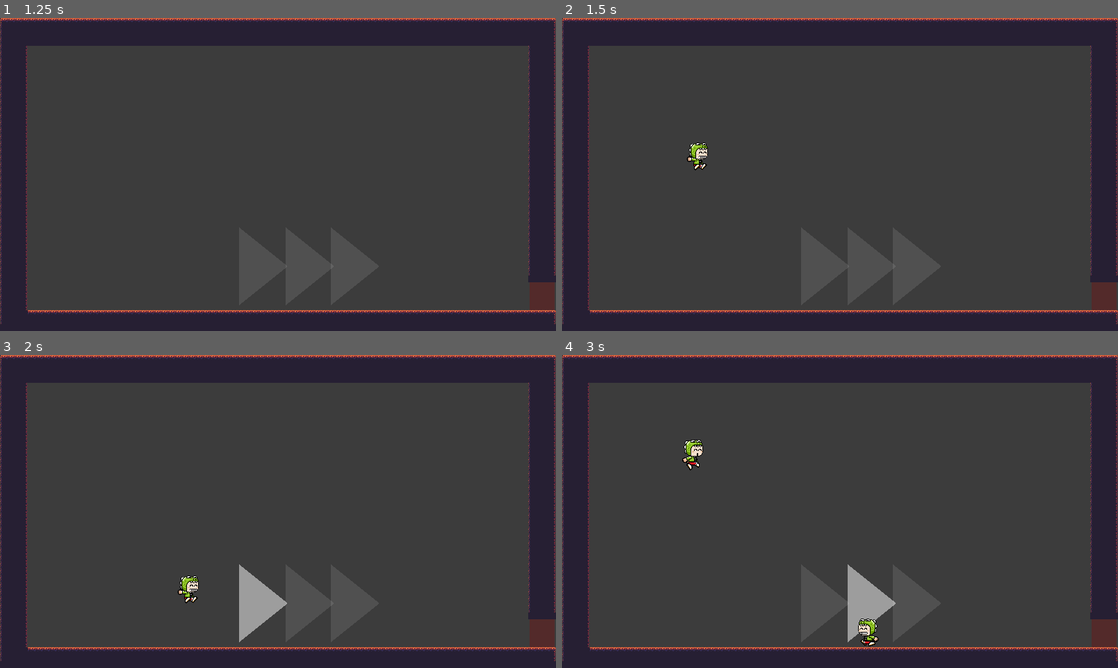
Above: before the commit, frames 1-4 (two rows, left to right).
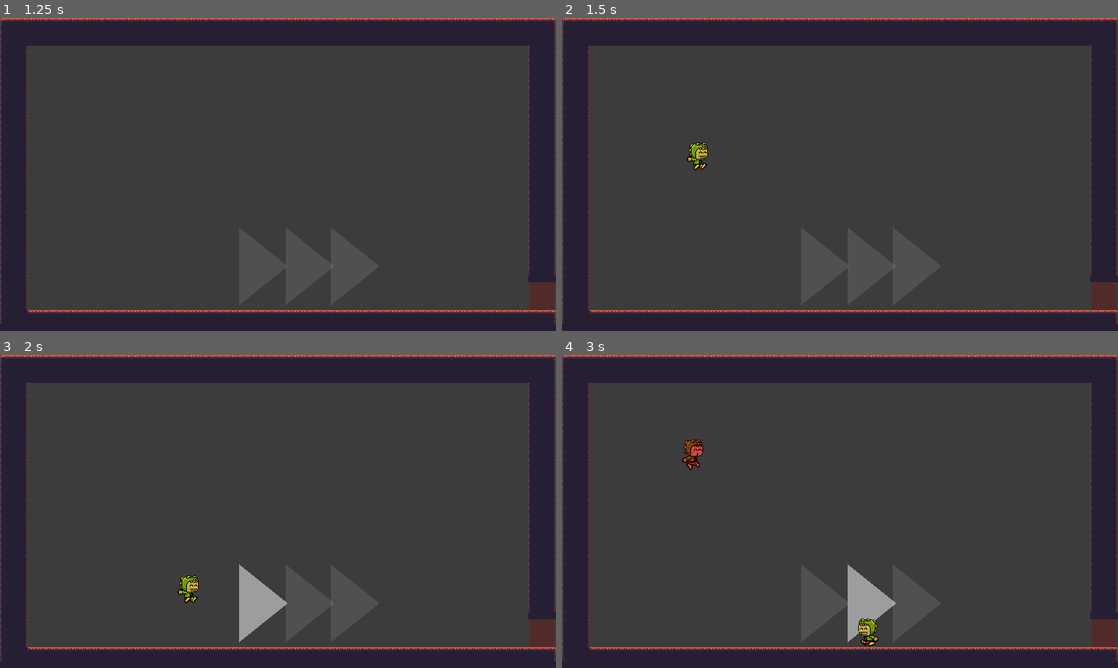
Above: after the commit, the same moments.

Repository: codemonsters/racekombat
Game: Godot game, scene res://Game.tscn
Same seed, same stepped clock (60 frames per second), same inputs: the game is played once before the commit and once after it.
Inputs (mouse positions are in pixels of both pictures, inside the frame that each line leads up to):
- Up to frame 1 (1.25 s): click "PLAY" at 0.5 s
- Up to frame 2 (1.5 s): tap Enter at 1.25 s; move the mouse to (962, 158) at 1.27 s; hold D from 1.28 s (still down); tap V at 1.35 s
- Up to frame 3 (2 s): keep holding D; tap W at 1.52 s
- Up to frame 4 (3 s): move the mouse to (728, 527) at 2.02 s; tap B at 2.1 s; tap W at 2.27 s; move the mouse to (895, 442) at 2.77 s; release D at 2.78 s; hold A from 2.78 s (still down); tap N at 2.85 s

Frame 1 is identical in both runs. In frame 2, 0.1% of the frame differs, in the area x 22-27%, y 40-49%; in frame 3, 0.1%; in frame 4, 0.3%, in the area x 21-57%, y 27-93%.

Commit message:
Asignados tintes distintos a cada jugador

Diff:
--- a/server/Game.gd
+++ b/server/Game.gd
@@ -54,14 +54,12 @@
 
 func change_to_saladeespera():
 	_change_screen(WaitingRoomResource)
-#	get_node("CurrentScene/Menu").queue_free()
-#	var current_scene_container = get_node("CurrentScene")
-#	var sala_de_espera = preload("res://screens/game/WaitingRoom.tscn")
-#	current_scene_container.add_child(sala_de_espera.instance())
+
 
 func _change_screen(target_screen_resource):
 	current_scene_container.get_child(0).queue_free()
 	current_scene_container.add_child(target_screen_resource.instance())
+
 
 func _input(event):
 	if controller_manager.input_keyboard(event):
--- a/server/screens/game/WaitingRoom.gd
+++ b/server/screens/game/WaitingRoom.gd
@@ -4,6 +4,8 @@
 var player_id := 0
 var bodies_in_door = []
 
+# Lista que utilizaremos para dar un tinte distinto a cada jugador
+const player_colors = [Color("d6ca55"), Color("d65555"), Color("44ab44"), Color("634191")]
 const PlayerResource = preload("res://screens/game/player/Player.tscn")
 
 func _ready():
@@ -23,6 +25,7 @@
 	if not player_found: # Si el controlador no tiene un jugador asignado, lo creamos
 		var new_player = PlayerResource.instance()
 		new_player.position = Vector2(300, 300)
+		new_player.modulate = player_colors[players.size() % player_colors.size()]
 		add_child(new_player)
 		players.append({_controller: new_player})
 		new_player._handle_input(action, is_pressed) # Pasamos input inicial
--- a/server/screens/game/player/Player.tscn
+++ b/server/screens/game/player/Player.tscn
@@ -22,11 +22,6 @@
 "name": "idle",
 "speed": 5.0
 }, {
-"frames": [ ExtResource( 10 ) ],
-"loop": true,
-"name": "jump",
-"speed": 5.0
-}, {
 "frames": [ ExtResource( 9 ), ExtResource( 11 ), ExtResource( 8 ), ExtResource( 13 ) ],
 "loop": true,
 "name": "run",
@@ -35,6 +30,11 @@
 "frames": [ ExtResource( 12 ) ],
 "loop": true,
 "name": "fall",
+"speed": 5.0
+}, {
+"frames": [ ExtResource( 10 ) ],
+"loop": true,
+"name": "jump",
 "speed": 5.0
 } ]
 
